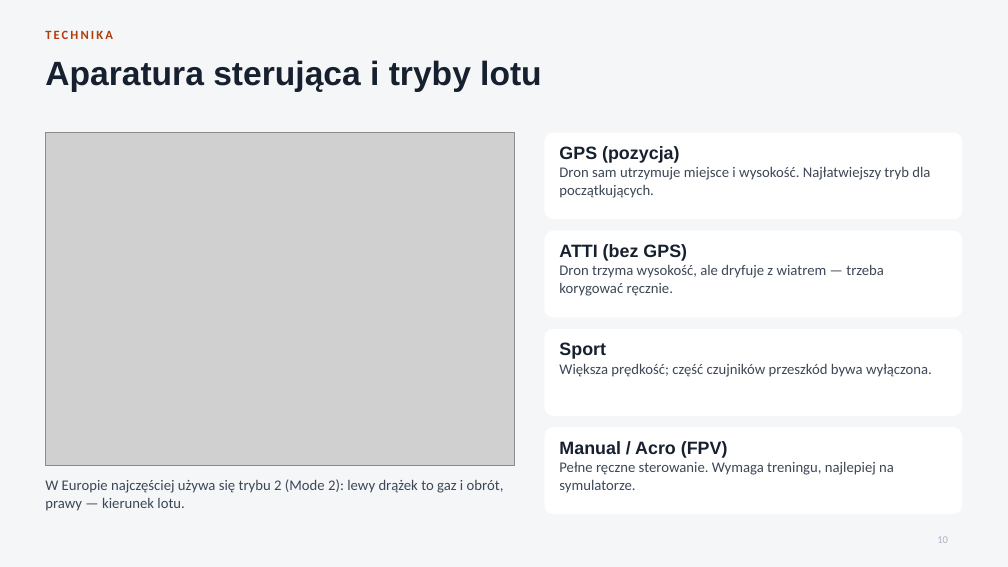
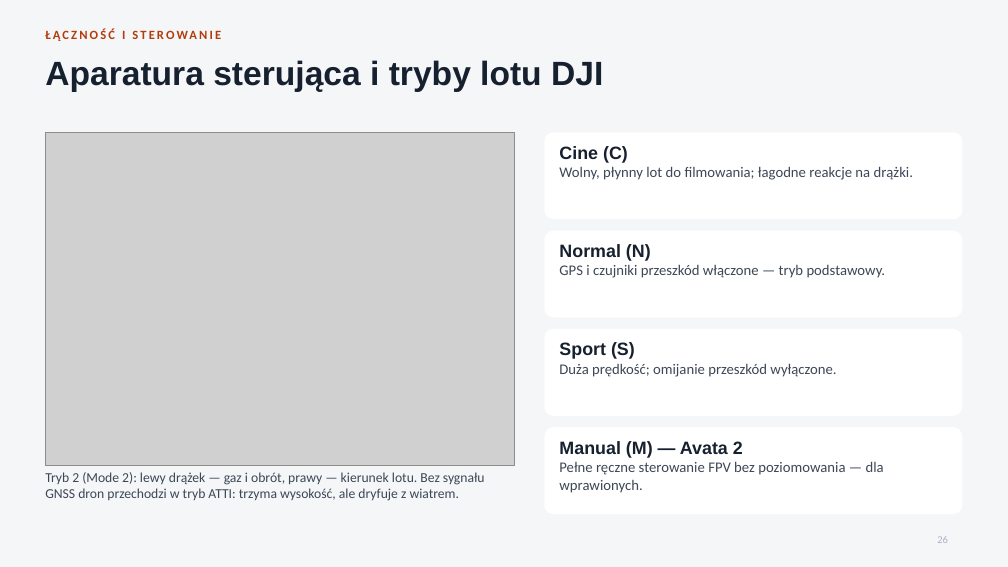
Before and after one commit to Pawel202685/psychic-octo-invention, a slide deck: slide 26 of Ogolna_wiedza_o_BSP.pptx (slide 10 before the commit). Drawn at 1008x567 pixels with LibreOffice and Linux fonts; fonts in the diff are those of the drawing; grey boxes stand for pictures. Boxes give left, top, right and bottom in pixels: in the first picture for what was removed or moved away, otherwise in the second. Text is boxed around its words. In the diff, an @@ line names an element or a change of style, - is before the commit and + after.

```diff
--- a/Ogolna_wiedza_o_BSP.pptx
+++ b/Ogolna_wiedza_o_BSP.pptx
@@ text at [122,31,125,39]: text changed @@
-TECHNIKA
+ŁĄCZNOŚĆ I STEROWANIE
@@ title at [45,60,603,92]: text changed @@
-Aparatura sterująca i tryby lotu
+Aparatura sterująca i tryby lotu DJI
@@ text at [559,146,914,180]: text changed @@
-GPS (pozycja)
-Dron sam utrzymuje miejsce i wysokość. Najłatwiejszy tryb dla początkujących.
+Cine (C)
+Wolny, płynny lot do filmowania; łagodne reakcje na drążki.
@@ text at [559,244,886,278]: text changed @@
-ATTI (bez GPS)
-Dron trzyma wysokość, ale dryfuje z wiatrem — trzeba korygować ręcznie.
+Normal (N)
+GPS i czujniki przeszkód włączone — tryb podstawowy.
@@ text at [559,342,836,377]: text changed @@
-Sport
-Większa prędkość; część czujników przeszkód bywa wyłączona.
+Sport (S)
+Duża prędkość; omijanie przeszkód wyłączone.
@@ text at [559,441,884,493]: text changed @@
-Manual / Acro (FPV)
-Pełne ręczne sterowanie. Wymaga treningu, najlepiej na symulatorze.
+Manual (M) — Avata 2
+Pełne ręczne sterowanie FPV bez poziomowania — dla wprawionych.
@@ text at [45,472,485,501]: text changed; size 14 to 13 pt @@
-W Europie najczęściej używa się trybu 2 (Mode 2): lewy drążek to gaz i obrót, prawy — kierunek lotu.
+Tryb 2 (Mode 2): lewy drążek — gaz i obrót, prawy — kierunek lotu. Bez sygnału GNSS dron przechodzi w tryb ATTI: trzyma wysokość, ale dryfuje z wiatrem.
```
Also in this commit, not shown: 10 other slides changed, 25 slides added, 5 slides removed.
